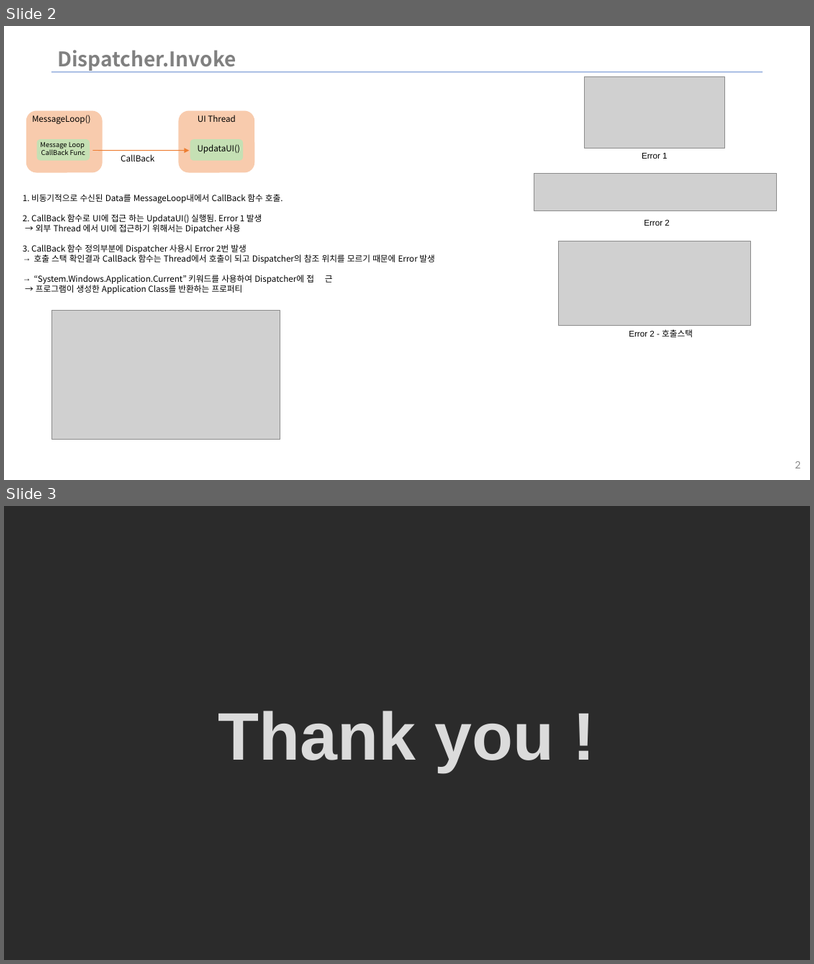
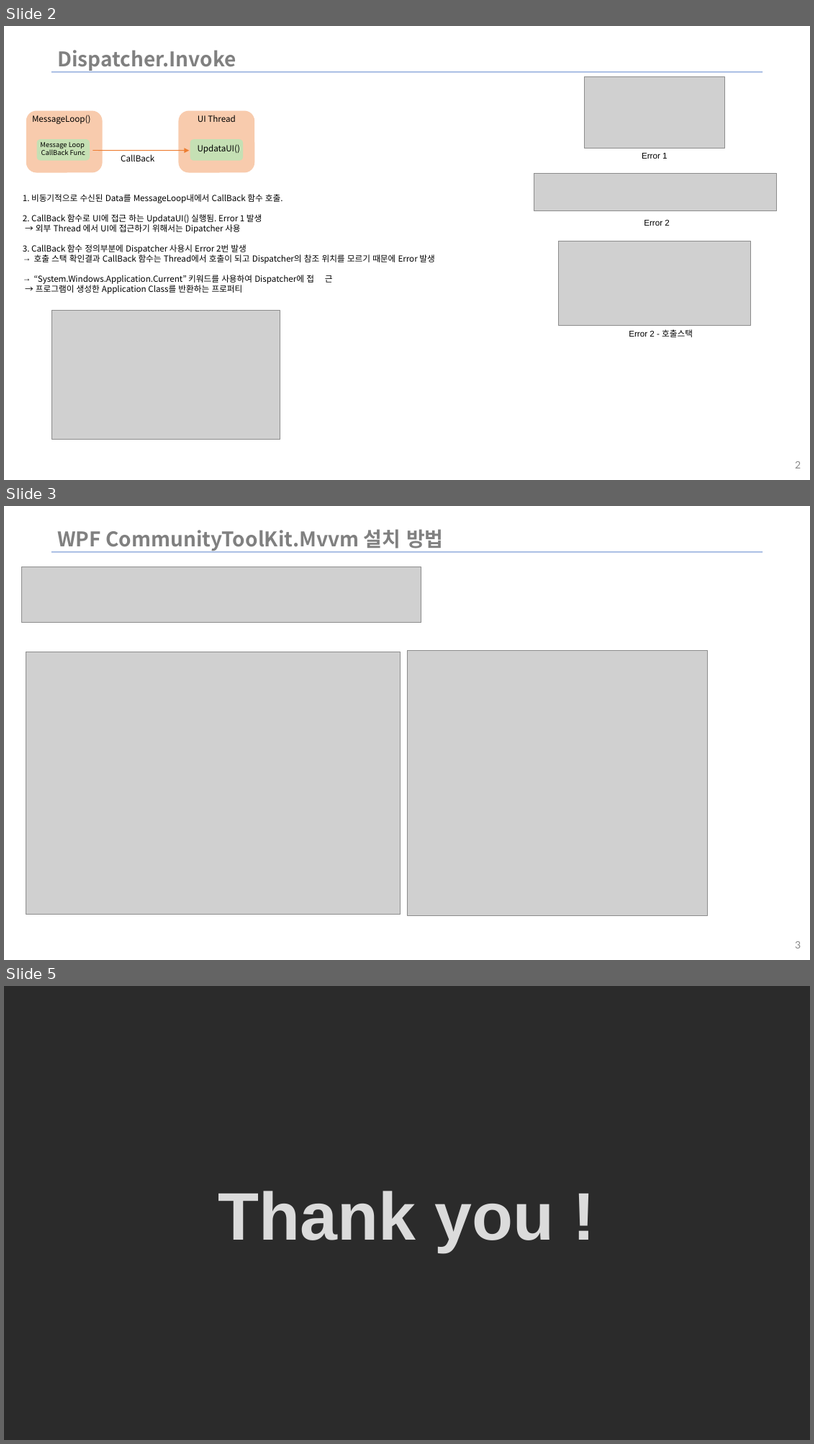
Before and after one commit to WinWooPark/ImageViewer_wpf, a slide deck: Csharp_자료.pptx. Shown one above the other, each under a label of ours: slides 2 and 3 before the commit, slides 2, 3 and 5 after it; the slides between them are not shown. The pictures are 814x964 and 814x1444 pixels, drawn with LibreOffice and Linux fonts; fonts in the diff are those of the drawing; grey boxes stand for pictures; background and template pictures are left out; a plain dark background stands for a picture behind light text. Boxes give left, top, right and bottom in pixels: in the first picture for what was removed or moved away, otherwise in the second. Text is boxed around its words. In the diff, an @@ line names an element or a change of style, - is before the commit and + after.

```diff
--- a/Csharp_자료.pptx
+++ b/Csharp_자료.pptx
@@ slide 3 added at <box>4,506,810,960</box>, background picture (left out); not listed: 1 template element that a slide beside it also shows @@
@@ title added at <box>57,529,444,552</box>, 24 pt, text #808080, bold @@
+WPF CommunityToolKit.Mvvm 설치 방법
@@ picture added at <box>21,567,422,623</box> @@
@@ picture added at <box>26,651,401,914</box> @@
@@ picture added at <box>407,651,708,915</box> @@
@@ page number added at <box>795,941,801,948</box>, 12 pt, text #898989 @@
+3
@@ what was slide 3 is now slide 5 @@
```
Also in this commit, not shown: 1 other slide added, 15 other files.
